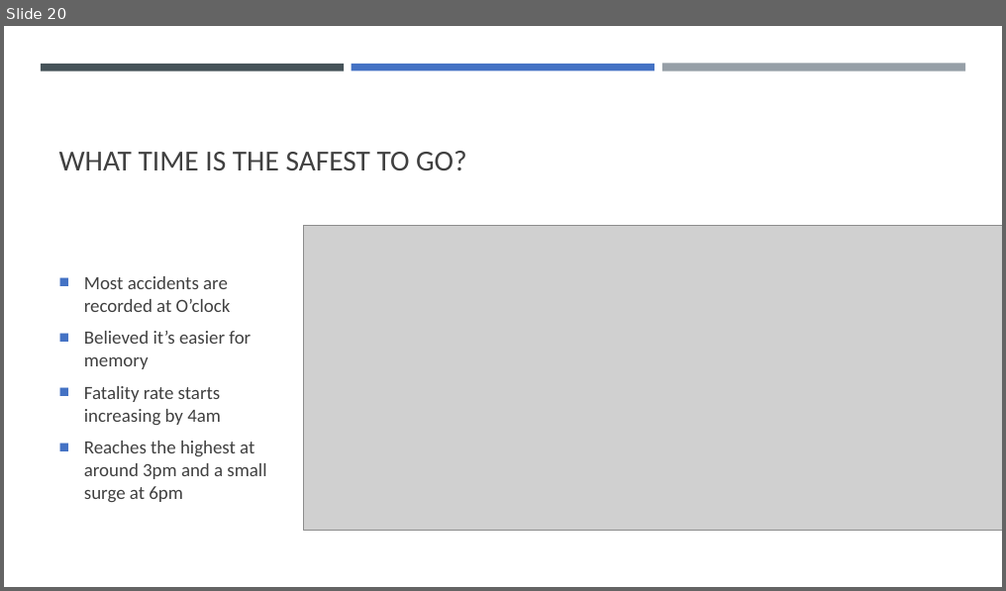
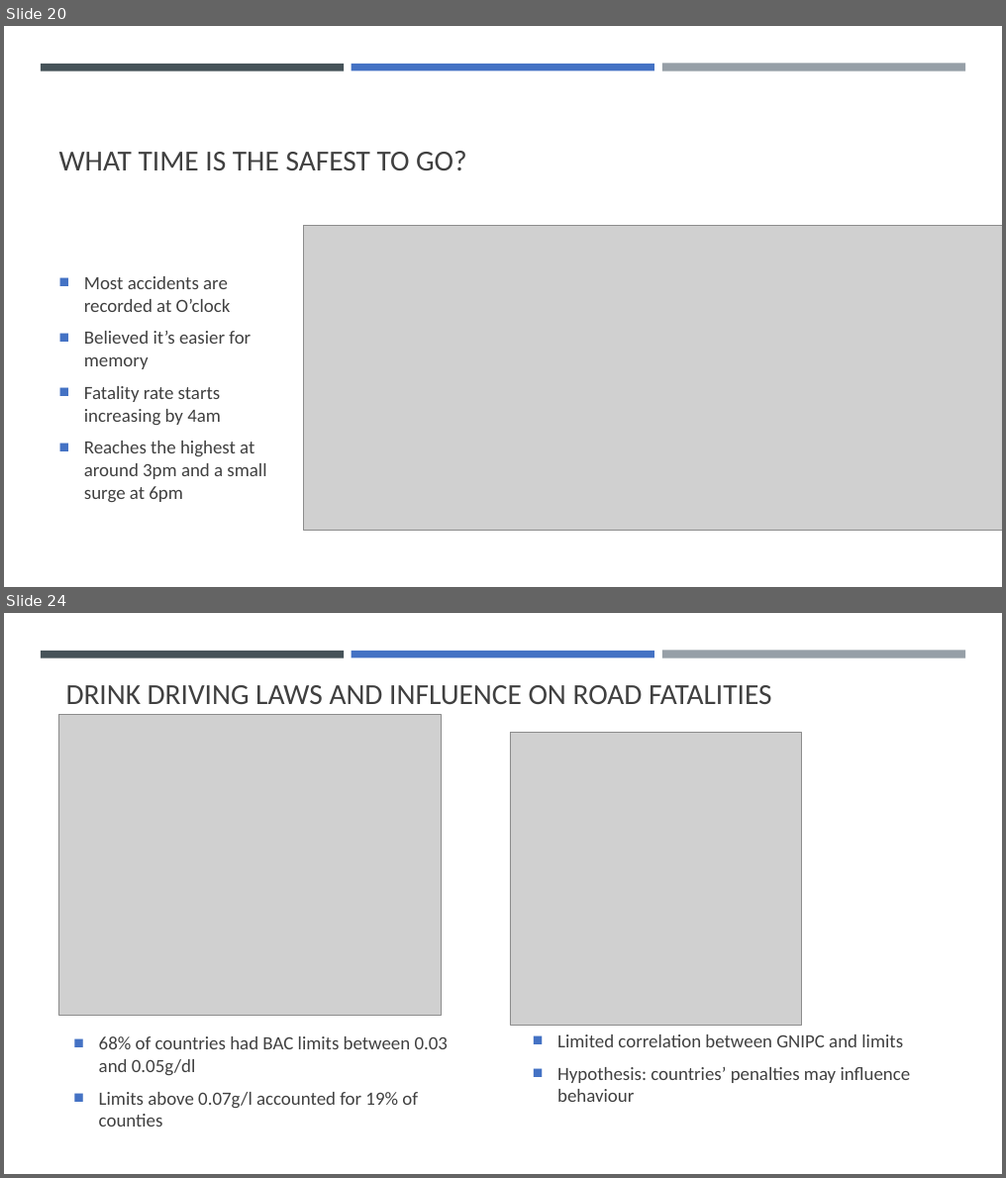
Before and after one commit to cyrusauyeungc/Project_01, a slide deck: output_data/Presentation.pptx. Shown one above the other, each under a label of ours: slide 20 before the commit, slides 20 and 24 after it; the slides between them are not shown. The pictures are 1006x591 and 1006x1178 pixels, drawn with LibreOffice and Linux fonts; fonts in the diff are those of the drawing; grey boxes stand for pictures. Boxes give left, top, right and bottom in pixels: in the first picture for what was removed or moved away, otherwise in the second. Text is boxed around its words. In the diff, an @@ line names an element or a change of style, - is before the commit and + after.

```diff
--- a/output_data/Presentation.pptx
+++ b/output_data/Presentation.pptx
@@ slide 24 added at [4,613,1002,1174], background #FFFFFF; not listed: 3 template elements that a slide beside it also shows @@
@@ text added at [66,685,771,704], 28 pt, text #404040 @@
+DRINK DRIVING LAWS AND INFLUENCE ON ROAD FATALITIES
@@ picture added at [58,715,442,1015] @@
@@ picture added at [510,732,801,1025] @@
@@ text added at [99,1037,448,1127], 18 pt, text #404040 @@
+■ 68% of countries had BAC limits between 0.03 and 0.05g/dl
+■ Limits above 0.07g/l accounted for 19% of counties
@@ text added at [557,1035,911,1102], 18 pt, text #404040 @@
+■ Limited correlation between GNIPC and limits
+■ Hypothesis: countries’ penalties may influence behaviour
```
Also in this commit, not shown: 9 slides changed, 2 other slides added, 1 slide removed.
